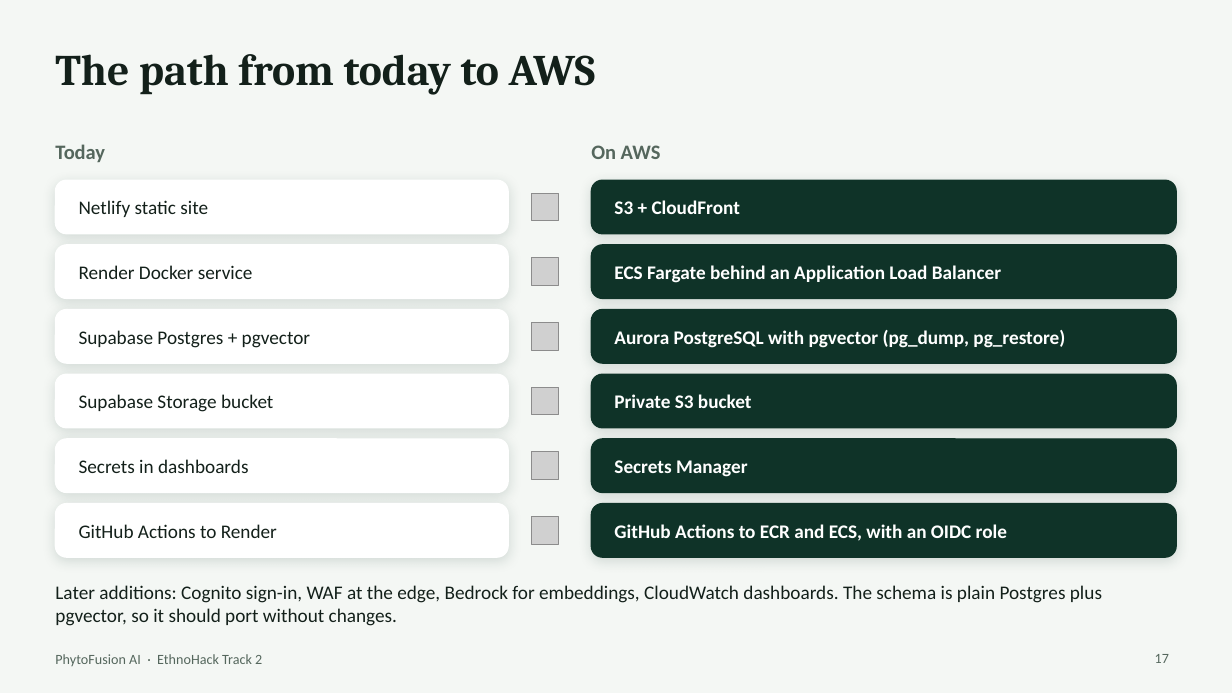
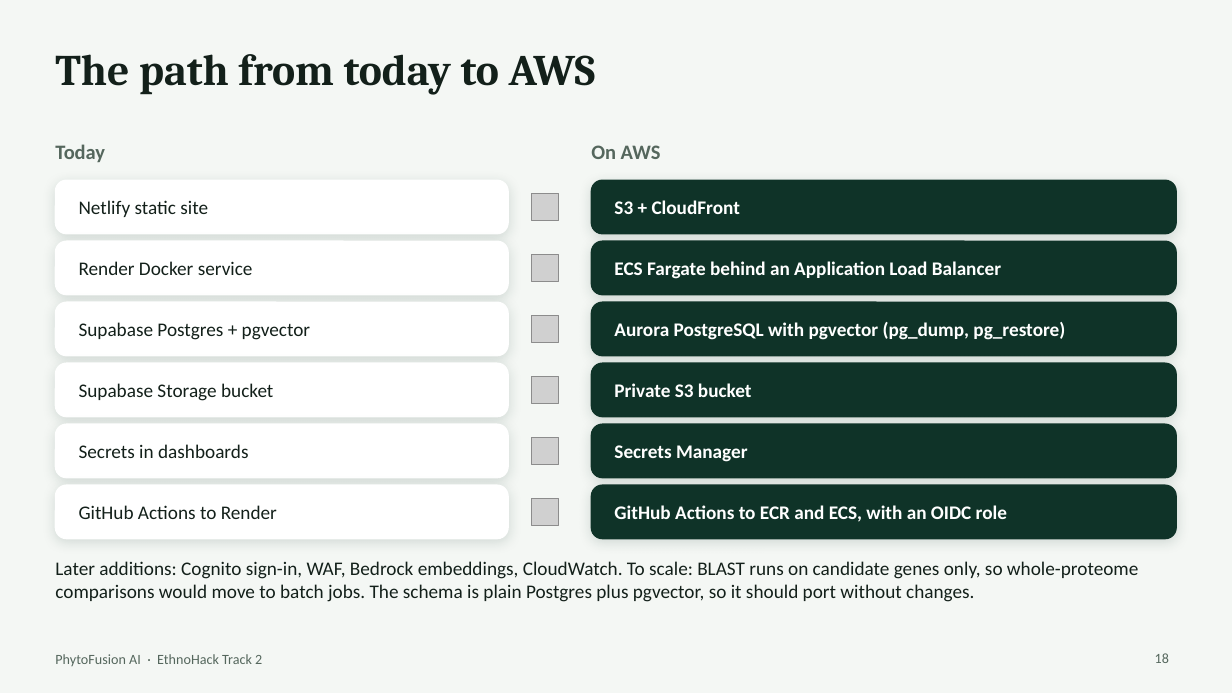
Before and after one commit to lerthy/PhytoFusion-AI, a slide deck: slide 18 of PhytoFusion-AI-pitch.pptx (slide 17 before the commit). Drawn at 1232x693 pixels with LibreOffice and Linux fonts; fonts in the diff are those of the drawing; grey boxes stand for pictures. Boxes give left, top, right and bottom in pixels: in the first picture for what was removed or moved away, otherwise in the second. Text is boxed around its words. In the diff, an @@ line names an element or a change of style, - is before the commit and + after.

```diff
--- a/PhytoFusion-AI-pitch.pptx
+++ b/PhytoFusion-AI-pitch.pptx
@@ 2 texts, 2 rounded rectangles, 1 picture: place and size @@
-2 texts, 2 rounded rectangles, 1 picture at [55,245,1177,299]
+2 texts, 2 rounded rectangles, 1 picture at [55,241,1177,295]
@@ 4 texts, 4 rounded rectangles, 2 pictures: place and size @@
-4 texts, 4 rounded rectangles, 2 pictures at [55,310,1177,428]
+4 texts, 4 rounded rectangles, 2 pictures at [55,302,1177,417]
@@ 2 texts, 2 rounded rectangles, 1 picture: place and size @@
-2 texts, 2 rounded rectangles, 1 picture at [55,439,1177,493]
+2 texts, 2 rounded rectangles, 1 picture at [55,424,1177,478]
@@ 2 texts, 2 rounded rectangles, 1 picture: place and size @@
-2 texts, 2 rounded rectangles, 1 picture at [55,504,1177,557]
+2 texts, 2 rounded rectangles, 1 picture at [55,485,1177,539]
@@ text at [55,561,1138,602]: text changed @@
-Later additions: Cognito sign-in, WAF at the edge, Bedrock for embeddings, CloudWatch dashboards. The schema is plain Postgres plus pgvector, so it should port without changes.
+Later additions: Cognito sign-in, WAF, Bedrock embeddings, CloudWatch. To scale: BLAST runs on candidate genes only, so whole-proteome comparisons would move to batch jobs. The schema is plain Postgres plus pgvector, so it should port without changes.
@@ page number at [1155,653,1169,663]: text changed @@
-17
+18
```
Also in this commit, not shown: 3 other slides changed, 1 slide added, 9 other files.
